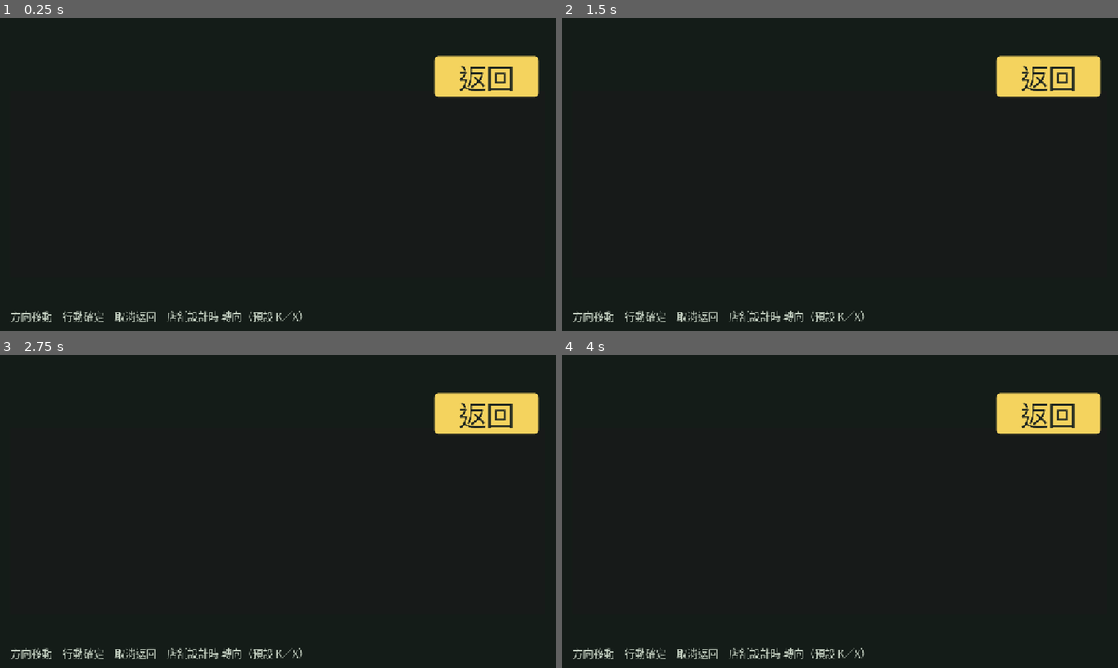
Above: before the commit, frames 1-4 (two rows, left to right).
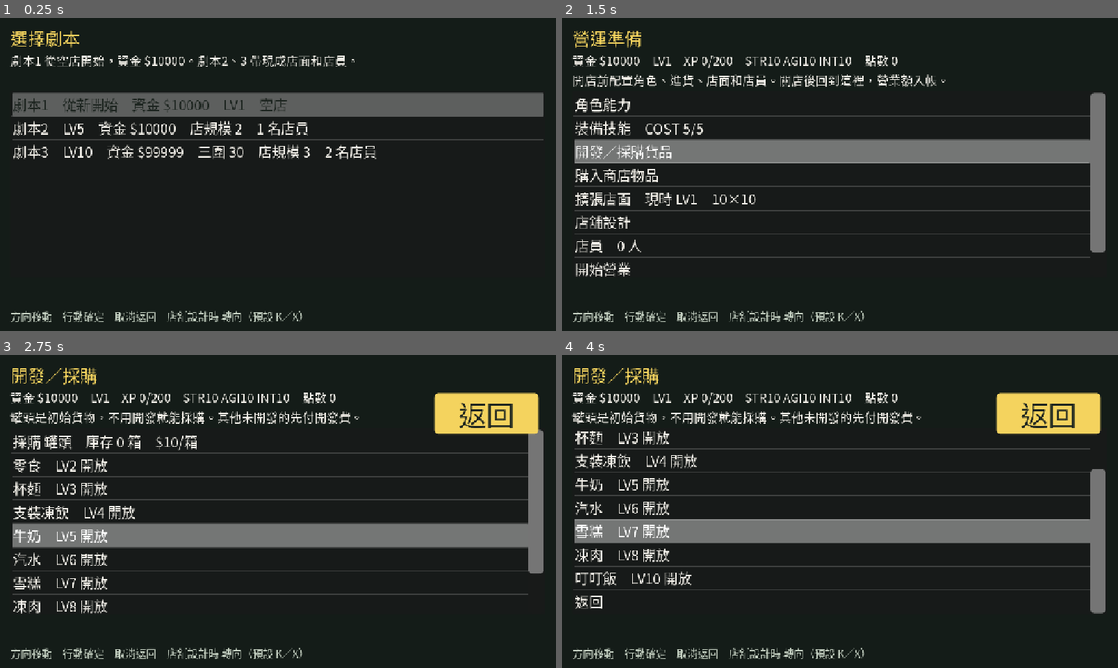
Above: after the commit, the same moments.

Repository: bzkit1983/imdoing
Game: Godot game, scene res://scenes/demo.tscn
Same seed, same stepped clock (60 frames per second), same inputs: the game is played once before the commit and once after it.
Inputs (mouse positions are in pixels of both pictures, inside the frame that each line leads up to):
- Up to frame 1 (0.25 s): no input
- Up to frame 2 (1.5 s): click (1051, 77) at 0.5 s, where only the run before the commit has a clickable "返回"; tap Enter at 1.25 s; move the mouse to (962, 158) at 1.27 s; hold D (move_right) from 1.28 s (still down); tap U (ult) at 1.35 s; click (962, 158) at 1.42 s
- Up to frame 3 (2.75 s): release D (move_right) at 2 s; tap Space at 2 s; drag from (166, 527) to (250, 574) at 2.02 s
- Up to frame 4 (4 s): tap Enter at 2.75 s; move the mouse to (895, 442) at 2.77 s; hold D (move_right) 2.78-3.5 s; tap J (interact) at 2.85 s; tap U (ult) at 3.05 s; tap Space at 3.5 s; drag from (812, 574) to (673, 464) at 3.52 s

The runs differ from the first frame. In frame 1, 12% of the frame differs, in the area x 1-98%, y 4-46%; in frame 2, 17%, in the area x 1-98%, y 4-83%; in frame 3, 15%; in frame 4, 14%.
Error before the commit: Parse Error: Cannot infer the type of "qty_on" variable because the value doesn't have a set type. (res://scripts/prep/prep_pages.gd:11)

Commit message:
Publish Alpha v1.0 Web build to GitHub Pages.
Export godot/game to docs/play/, keep strings.csv raw for Loc at
runtime, and fix prep_pages typed inference so the Web pack compiles.

Co-authored-by: bzkit1983 <bzkit1983@users.noreply.github.com>

Diff:
--- a/godot/game/scripts/prep/prep_pages.gd
+++ b/godot/game/scripts/prep/prep_pages.gd
@@ -8,7 +8,7 @@
 
 
 static func apply_panel_layout(menu: CanvasLayer) -> void:
-	var qty_on := menu._page == "stock" and menu._qty_sku != ""
+	var qty_on: bool = menu._page == "stock" and menu._qty_sku != ""
 	menu._grid.visible = menu._page == "layout"
 	menu._stats_panel.visible = menu._page == "stats"
 	menu._size_panel.visible = menu._page == "layout"
@@ -138,15 +138,15 @@
 	var ult_name := String(menu.state.ult_skill().get("name", ""))
 	menu._info.text = Loc.t("prep.skills.info", [menu.state.cost_sum(), ult_name])
 	for i in 5:
-		var id := menu.state.slots[i]
+		var id: String = String(menu.state.slots[i])
 		var name := "空"
 		var kind := ""
 		if id != "":
-			var sk := Skills.by_id(id)
+			var sk: Dictionary = Skills.by_id(id)
 			name = String(sk.get("name"))
 			kind = _kind_label(String(sk.get("kind"))) + "　"
 		menu._add("技能%d　%s%s" % [i + 1, kind, name], "pick_slot", i)
-	var ult := menu.state.ult_skill()
+	var ult: Dictionary = menu.state.ult_skill()
 	menu._add("奧義　%s" % String(ult.get("name")), "pick_slot", 5)
 	menu._add(Loc.t("prep.back"), "go", "home")
 
@@ -250,7 +250,7 @@
 		menu.state.grid_w * menu.state.grid_h, menu.state.area_cap(),
 	])
 	if menu.state.shop_scale < 3:
-		var nxt := menu.state.shop_scale + 1
+		var nxt: int = int(menu.state.shop_scale) + 1
 		menu._add("擴張到規模 LV%d　$%d" % [nxt, int(menu.state.SCALE_COST[nxt])], "expand", null)
 	else:
 		menu._add("已是最大規模", "expand_max", null)
@@ -272,7 +272,7 @@
 	area.add_theme_color_override("font_color", Color("f4d35e"))
 	menu._size_panel.add_child(area)
 	for type in menu.state.FURNITURE.keys():
-		var n := menu.state.unplaced(type)
+		var n: int = int(menu.state.unplaced(type))
 		if n > 0:
 			menu._add("拖放 %s　×%d" % [menu.state.FURNITURE[type]["name"], n], "hold", type)
 	menu._add("收回游標上的物品", "pickup", null)
@@ -305,7 +305,7 @@
 
 static func _confirm(menu: CanvasLayer) -> void:
 	menu._title.text = Loc.t("prep.confirm.title") + "？"
-	var wage := menu.state.WAGE * menu.state.clerks.size()
+	var wage: int = int(menu.state.WAGE) * menu.state.clerks.size()
 	menu._info.text = "開工扣工資 $%d。結算時營業額入帳；若營業額低於本輪進貨成本會標虧損，遊戲繼續。" % wage
 	menu._add("開始　工資後資金約 $%d" % (menu.state.money - wage), "open", null)
 	menu._add(Loc.t("prep.back"), "go", "home")
Not shown, added: godot/game/locale/strings.csv.import
Not shown, added: godot/game/scripts/loc.gd.uid
Not shown, added: godot/game/scripts/pause_menu.gd.uid
Not shown, added: godot/game/scripts/platform/desktop_platform.gd.uid
Not shown, added: godot/game/scripts/platform_services.gd.uid
Not shown, added: godot/game/scripts/prep/prep_grid_view.gd.uid
Not shown, added: godot/game/scripts/prep/prep_pages.gd.uid
Not shown, added: godot/game/scripts/prep/prep_widgets.gd.uid
Not shown, changed: README.md
Not shown, changed: docs/alpha/i18n.md
Not shown, changed: docs/alpha/implementation-status.md
Not shown, changed: docs/index.html
(and 13 more such lines)
